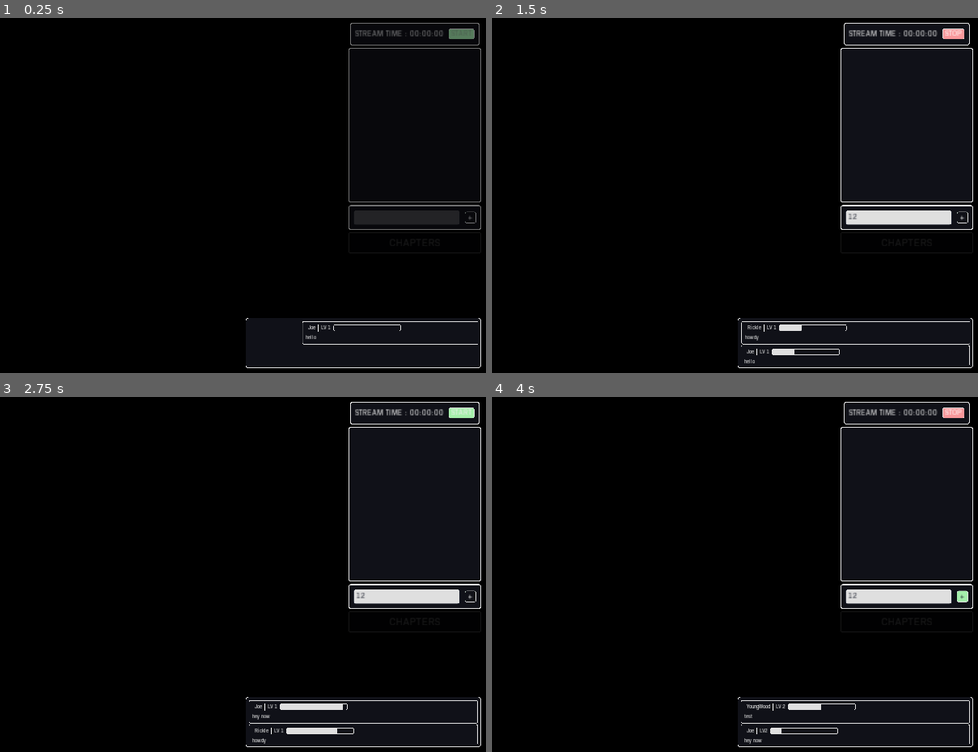
Above: before the commit, frames 1-4 (two rows, left to right).
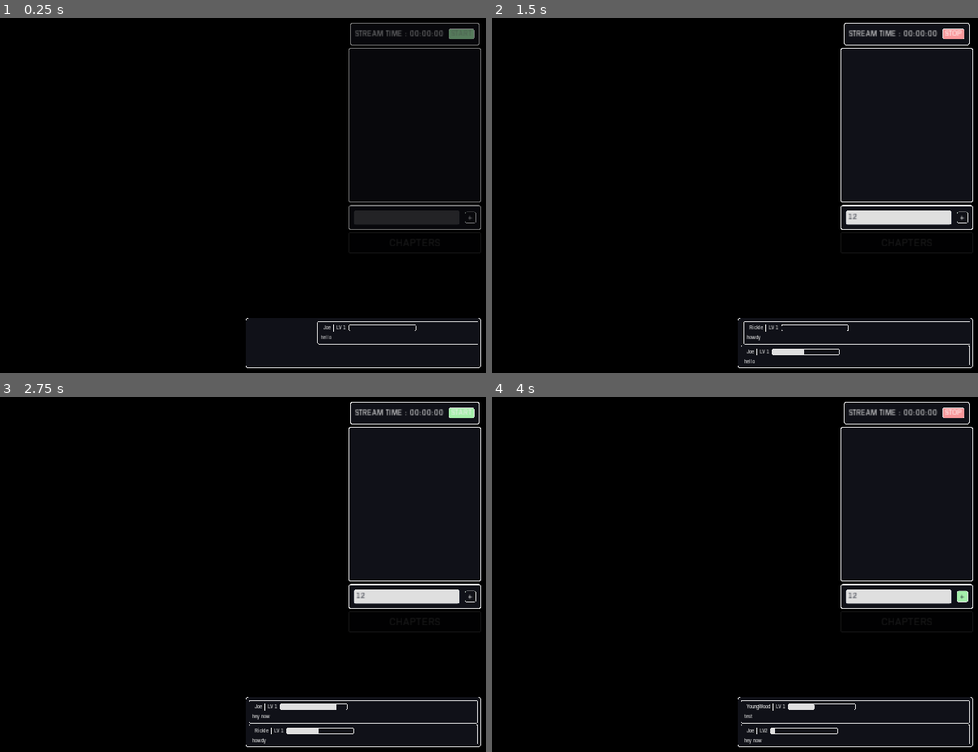
Above: after the commit, the same moments.

Repository: ACB-prgm/LiveStreamGamez.nosync
Game: Godot game, scene res://MainScene/Main.tscn
Same seed, same stepped clock (60 frames per second), same inputs: the game is played once before the commit and once after it.
Inputs (mouse positions are in pixels of both pictures, inside the frame that each line leads up to):
- Up to frame 1 (0.25 s): no input
- Up to frame 2 (1.5 s): click (900, 216) at 0.52 s; type "12" at 0.6 s; click "START" at 1.25 s
- Up to frame 3 (2.75 s): click "STOP" at 2 s
- Up to frame 4 (4 s): click "START" at 2.75 s; click "+" at 3.5 s

The runs differ from the first frame. In frame 1, 0.1% of the frame differs, in the area x 62-86%, y 85-93%; in frame 2, 0.2%, in the area x 51-99%, y 85-95%; in frame 3, less than 0.1%; in frame 4, less than 0.1%.
Error before the commit: Invalid call. Nonexistent function 'get' in base 'Nil'. (res://ChatXP/FlaskAPI/FlaskAPI.gd:113)
Error after the commit: Invalid call. Nonexistent function 'get' in base 'Nil'. (res://ChatXP/FlaskAPI/FlaskAPI.gd:112)

Commit message:
Update Experience curve

Diff:
--- a/ProjectFiles/ChatXP/ChatPlayer/ChatPlayer.gd
+++ b/ProjectFiles/ChatXP/ChatPlayer/ChatPlayer.gd
@@ -53,7 +53,7 @@
 		anim_info["level"] += 1
 		levelLabel.text = "lv" + str(anim_info.get("level"))
 
-	var xp_gain = anim_info.get("xp_gain") / TaskManagerGlobals.LEVEL_INFO.get(anim_info.get("level")) * 100
+	var xp_gain = anim_info.get("xp_gain") / TaskManagerGlobals.level_func(anim_info.get("level")) * 100
 
 	tween.interpolate_property(xp_bar, "value", null, xp_bar.value + xp_gain,
 	1, Tween.TRANS_CIRC, Tween.EASE_OUT)
--- a/ProjectFiles/ChatXP/FlaskAPI/FlaskAPI.gd
+++ b/ProjectFiles/ChatXP/FlaskAPI/FlaskAPI.gd
@@ -42,9 +42,8 @@
 		push_error("An error occurred in the HTTP request with ERR Code: %s" % error)
 
 	var response = yield(http_request, "request_completed")
-	print(response[3].get_string_from_utf8())
 	var response_body = parse_json(response[3].get_string_from_utf8())
-	print(response_body)
+#	print(response_body)
 
 
 func update_all_users_info(info:Dictionary) -> void:
@@ -66,7 +65,7 @@
 
 	var response = yield(http_request, "request_completed")
 	var response_body = parse_json(response[3].get_string_from_utf8())
-	prints("update_all_users_info", response_body)
+#	prints("update_all_users_info", response_body)
 
 
 func get_user_info(user_name:String) -> Dictionary:
--- a/ProjectFiles/ChatXP/LiveChat/ChatManager.gd
+++ b/ProjectFiles/ChatXP/LiveChat/ChatManager.gd
@@ -3,7 +3,7 @@
 
 const SAVE_DIR = 'user://ChatPlayers/'
 const ALPHA_VALUE = 0.5
-const BASE_XP_GAIN = 100
+const BASE_XP_GAIN = 50
 const LOG_HIST = 10
 
 var current_stream = ""
@@ -29,11 +29,13 @@
 
 
 func _ready() -> void:
+	yield(FlaskAPI.update_all_users_info({}), "completed")
 	modulate.a = ALPHA_VALUE
 	var data = yield(FlaskAPI.get_all_users_info(), "completed")
 	if data:
 		ChatPlayerData = data
 		log_info(data)
+
 	var _err = GetPythonChatScrape.connect("chat_packet_recieved", self, "_on_chat_packet_recieved")
 	# TESTING
 	_on_chat_packet_recieved([ ["Joe", "hello"], ["Rickle", "howdy"], ["Joe", "hey now"], ["YoungWood", "test"]])
@@ -44,19 +46,17 @@
 	modulate.a = 1
 #	current_stream = YoutTubeApi.LiveBroadcastResource.get("snippet").get("title")
 	current_stream = "test"
-
 	for comment in chat:
 		var user = comment[0].percent_encode()
 		comment = comment[1]
-
 		var info : Dictionary
 		if user in ChatPlayerData.keys():
-			info = ChatPlayerData[user]
-		else:
-			info = default_player_info.duplicate()
+			info = ChatPlayerData.get(user)
+		else:
+			info = default_player_info.duplicate(true)
 
 		# UPDATE USER PROGRESSION ————————————————
-		var progression_info = info["progression"]
+		var progression_info = info.get("progression")
 		progression_info["level"] = int(progression_info["level"])
 		# Update comment stats
 		if progression_info["last_stream"] == current_stream:
@@ -67,10 +67,10 @@
 		progression_info["total_num_comments"] += 1
 
 		# Update XP
-		var bonus_xp = clamp(BASE_XP_GAIN * (progression_info.get("current_num_comments")-1) * 0.25, 0, 300) # reward participation
+		var bonus_xp = clamp(BASE_XP_GAIN * (progression_info.get("current_num_comments")-1) * 0.25, 0, 250) # reward participation
 		var xp_gain = BASE_XP_GAIN + bonus_xp
 		var level_up = false
-		var level_up_threshold = TaskManagerGlobals.LEVEL_INFO.get(progression_info.get("level"))
+		var level_up_threshold = TaskManagerGlobals.level_func(progression_info.get("level"))
 		var previous_level_xp = progression_info.get("level_xp")
 		var theoretical_level_xp = previous_level_xp + xp_gain
 
@@ -82,7 +82,7 @@
 		else:
 			progression_info["level_xp"] = theoretical_level_xp
 
-		progression_info["xpbar_value"] = progression_info.get("level_xp") / TaskManagerGlobals.LEVEL_INFO.get(progression_info.get("level")) * 100
+		progression_info["xpbar_value"] = progression_info.get("level_xp") / TaskManagerGlobals.level_func(progression_info.get("level")) * 100
 
 		ChatPlayerData[user] = info # Update working info
 		FlaskAPI.update_user_info(user, info) # Update Cloud info
@@ -98,7 +98,7 @@
 	var start_level = info["progression"].get("level")
 	if level_up:
 		start_level -= 1
-	bar_start_val = bar_start_val / TaskManagerGlobals.LEVEL_INFO.get(start_level) * 100
+	bar_start_val = bar_start_val / TaskManagerGlobals.level_func(start_level) * 100
 
 	var anim_info = {
 			"user" : user,
--- a/ProjectFiles/MainScene/Main.gd
+++ b/ProjectFiles/MainScene/Main.gd
@@ -9,10 +9,6 @@
 	get_tree().root.set_transparent_background(true)
 
 
-
-
-
-
  #### CHAPTERS SELECT ####
 func _on_ChaptersButton_mouse_entered():
 	chaptersButton.modulate.a = 1.0
--- a/ProjectFiles/TaskManager/TaskManagerGlobals.gd
+++ b/ProjectFiles/TaskManager/TaskManagerGlobals.gd
@@ -1,6 +1,4 @@
 extends Node
-
-const LEVEL_INFO = {1:300, 10:1650, 11:1800, 12:1950, 13:2100, 14:2250, 15:2400, 16:2550, 17:2700, 18:2850, 19:3000, 2:450, 20:3150, 21:3300, 22:3450, 23:3600, 24:3750, 25:3900, 26:4050, 27:4200, 28:4350, 29:4500, 3:600, 30:4650, 31:4800, 32:4950, 33:5100, 34:5250, 35:5400, 36:5550, 37:5700, 38:5850, 39:6000, 4:750, 40:6150, 41:6300, 42:6450, 43:6600, 44:6750, 45:6900, 46:7050, 47:7200, 48:7350, 49:7500, 5:900, 50:7650, 6:1050, 7:1200, 8:1350, 9:1500}
 
 
 var started := false
@@ -9,12 +7,11 @@
 signal refresh
 
 func _ready():
-	### GENERATES THE LEVEL INFO
-#	LEVEL_INFO.clear()
-#	for level in range(0, 50):
-#		LEVEL_INFO[level + 1] = 300 + (300 * level * 0.5)
-#	print(LEVEL_INFO)
 	set_physics_process(false)
+
+
+func level_func(x) -> int:
+	return int(100 * pow(1.05, x))
 
 
 func set_active(active):
